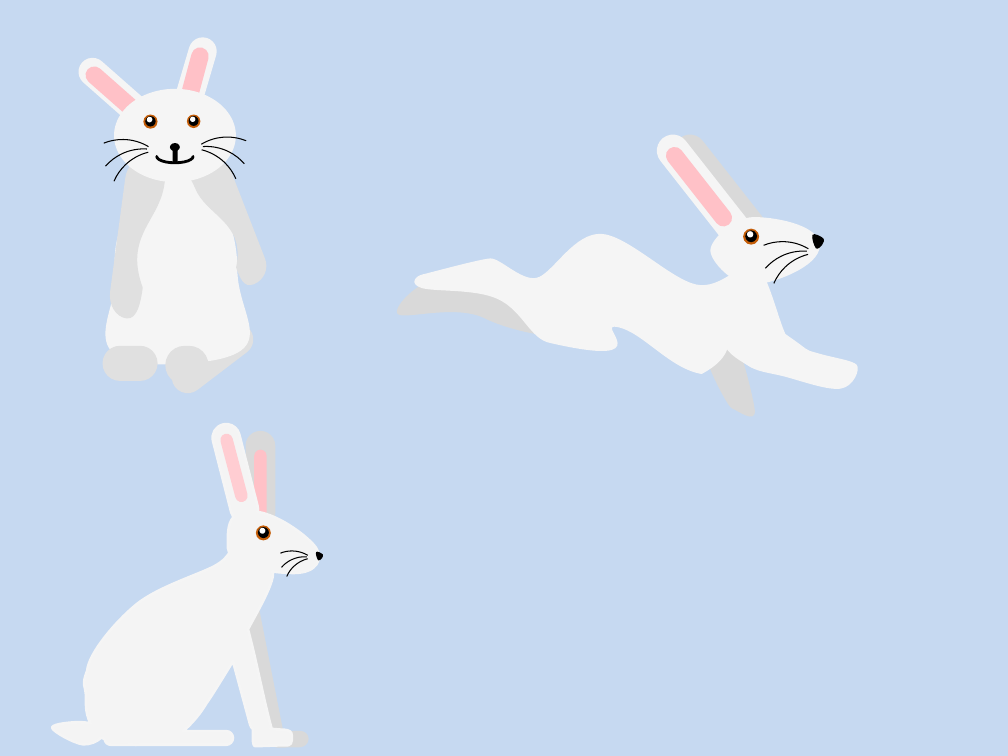
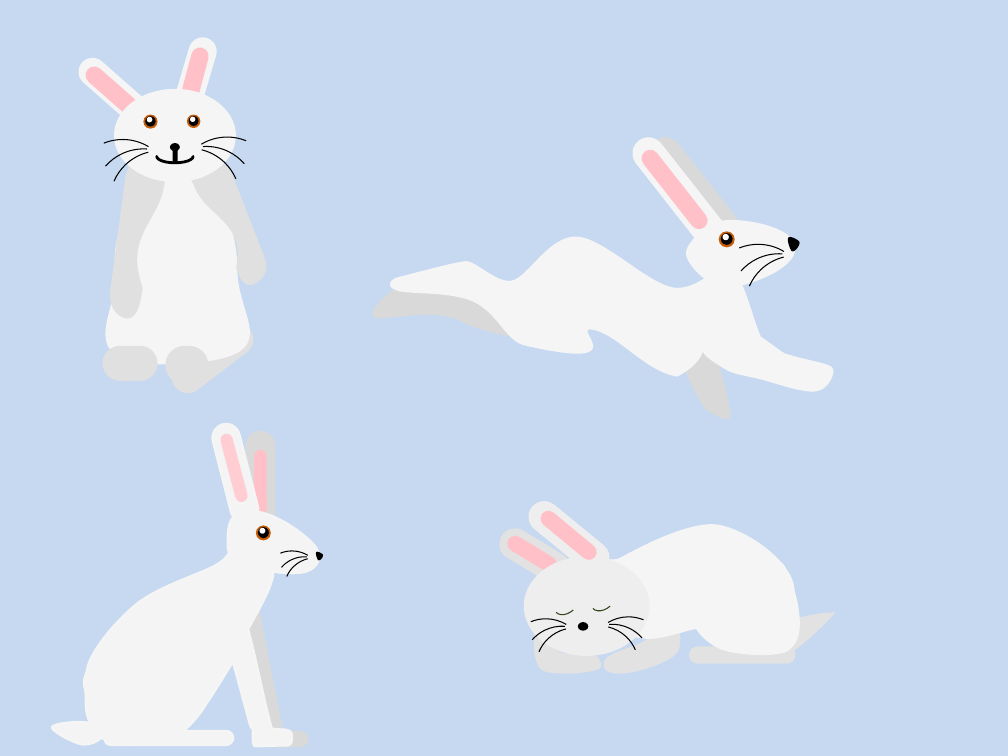
Before and after one commit to gustavoFG28/Ludit, a slide deck: slide 11 of Historias/fundos.pptx. Drawn at 1008x756 pixels with LibreOffice and Linux fonts; fonts in the diff are those of the drawing. Boxes give left, top, right and bottom in pixels: in the first picture for what was removed or moved away, otherwise in the second. Text is boxed around its words. In the diff, an @@ line names an element or a change of style, - is before the commit and + after.

```diff
--- a/Historias/fundos.pptx
+++ b/Historias/fundos.pptx
@@ arc (boxed as its full ellipse): place and size @@
-arc (boxed as its full ellipse) at <box>713,223,851,361</box>
+arc (boxed as its full ellipse) at <box>689,225,827,363</box>
@@ ellipse: place and size @@
-ellipse at <box>745,231,757,243</box>
+ellipse at <box>721,233,733,245</box>
@@ 6 freeform shapes, 3 rounded rectangles, 2 ellipses, 2 arc (boxed as its full ellipse)s: place and size @@
-6 freeform shapes, 3 rounded rectangles, 2 ellipses, 2 arc (boxed as its full ellipse)s at <box>397,128,881,416</box>
+6 freeform shapes, 3 rounded rectangles, 2 ellipses, 2 arc (boxed as its full ellipse)s at <box>373,131,856,419</box>
@@ group added at <box>491,501,846,741</box>: 8 arc (boxed as its full ellipse)s, 3 freeform shapes, 3 rounded rectangles, 1 ellipse @@
```
Also in this commit, not shown: 3 other slides changed, 9 slides added, 1 slide removed, 1 other file.
